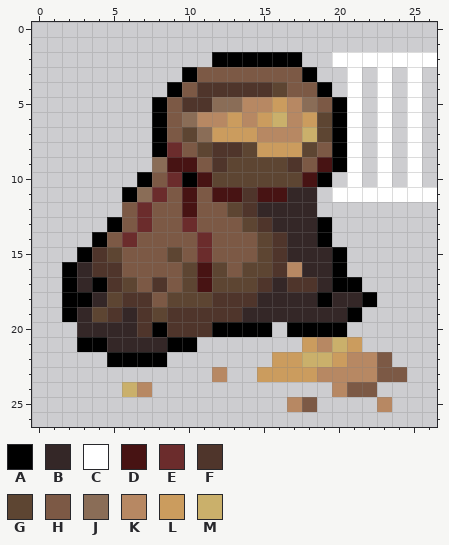
File history of a pixel-art sprite, Sprites/s_inv_hideglue_2.png. This is how it looked before the edit.
The file is 27x27 pixels.
Palette (. is transparent): A #000000  B #342727  C #ffffff  D #471313  E #6b2c2c  F #4f352b  G #5d4532  H #7c5945  J #8a6d57  K #b78863  L #cb9c5e  M #cab06b
Pixels before, first column x 2:
 2 ..........AAAAAA..CCCCCCC
 3 ........AHHHHHHHA..C.C.C.
 4 .......AHFFFFFGHHA.C.C.C.
 5 ......AHFFJJKKLKJHAC.C.C.
 6 ......AHJKKLKLMKLGAC.C.C.
 7 ......AHGJLLLKKKMGAC.C.C.
 8 ......AEHGFFGLLLGHAC.C.C.
 9 ......JDDHFGGGGFHDAC.C.C.
10 .....AHEADGGGGGGDA.C.C.C.
11 ....AJEHDHDDFDDBB.CCCCCCC
12 ....HEHHDHHGFBBBB........
13 ...AHEHHEHHHGFBBBA.......
14 ..AHEHHHHEHHHGFBBA.......
15 .AFGHHHGHEHHHGFBBBA......
16 ABFFHHHHGDGHGGFKBBA......
17 ABAFGHFHGDGGGFBFFBAA.....
18 AABGFFHGGGFFFBBBBABBA....
19 ABGFBFGFFFFFBBBBBBBA.....
20 .BBBBFAFFFAAAA.AAAA......
21 .AABBBBAA.......LKML.....
22 ...AAAA.......LLMMLKKH...
23 ..........K..LLLLKKKKHH..
24 ....MK............KHH....
25 ...............KH....K...
The same view after the edit:
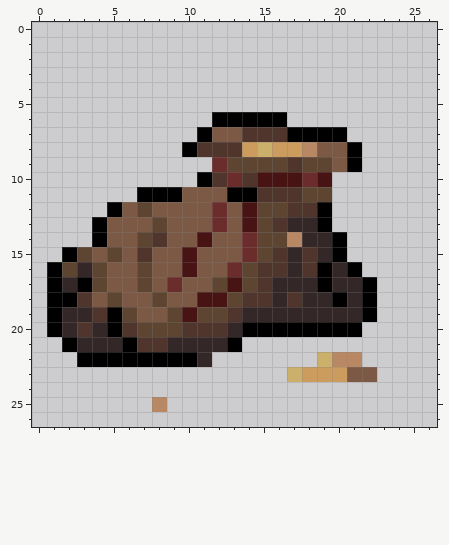
From old to new:
Changed rows in their new state; - is an unchanged pixel.
first column x 1:
 2 -----------......--.......
 3 ---------.........--.-.-.-
 4 --------...........-.-.-.-
 5 -------..............-.-.-
 6 -------....AAAAA.....-.-.-
 7 -------...AHHFFFAAA-.-.-.-
 8 -------..AF--LM--K-HA-.-.-
 9 -------....E-----GGHA-.-.-
10 ------....AFEFDDDED-.-.-.-
11 -----.AAAH-HAAFFFGG.......
12 ----A-G--H-EHDGGFFA-------
13 ---AH-HG-H-E-DGF----------
14 -----HGF--D--E-GK-BA------
15 -AGH--F-HDH--E---F--------
16 AG-GH-G--DHHE-F-BFABA-----
17 ABAGHHGHEHH-D---BBABBA----
18 A-FH-HHGHHDDG-F-F-BA------
19 AB-FAGHHGDGG--------BA----
20 ABF-AFGGG--FB--A----A-----
21 -ABB-AFFBBBBA----....-----
22 --AA----AAB----...-K-..---
23 -----------.--..M-LLHH..--
24 -----..------------...----
25 -------K--------..----.---
Pixel boxes of the changes (left, top, right, bottom) in both pictures:
changed: (47, 52, 437, 412)
